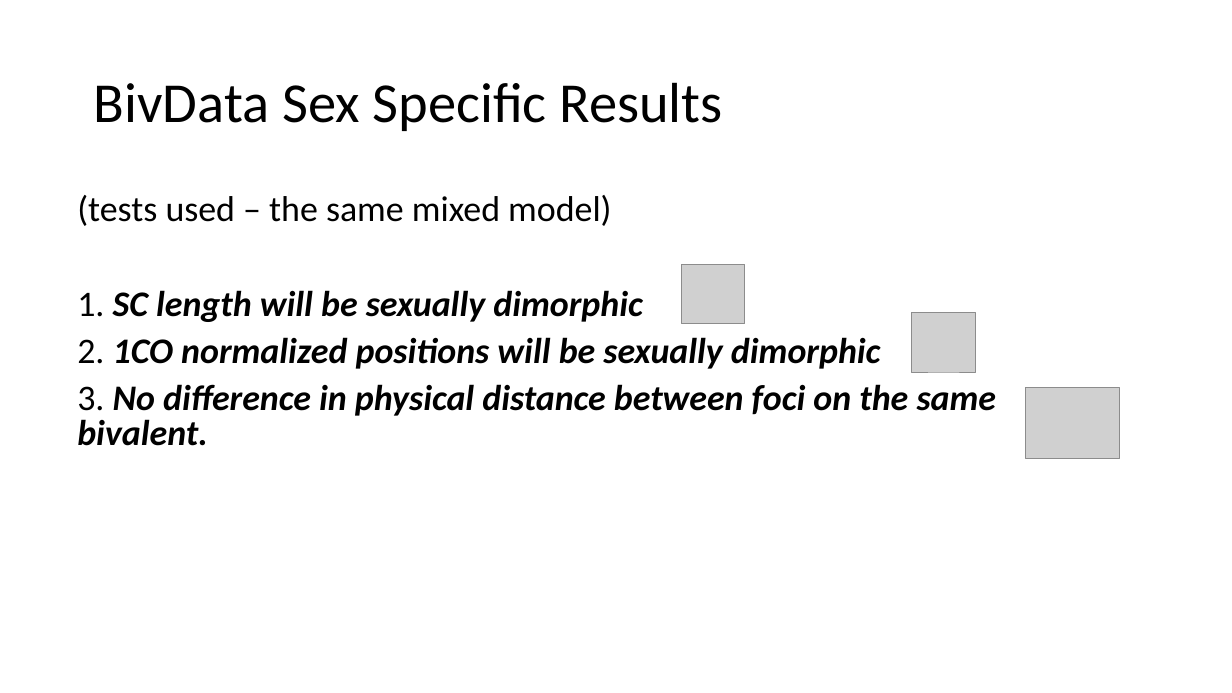
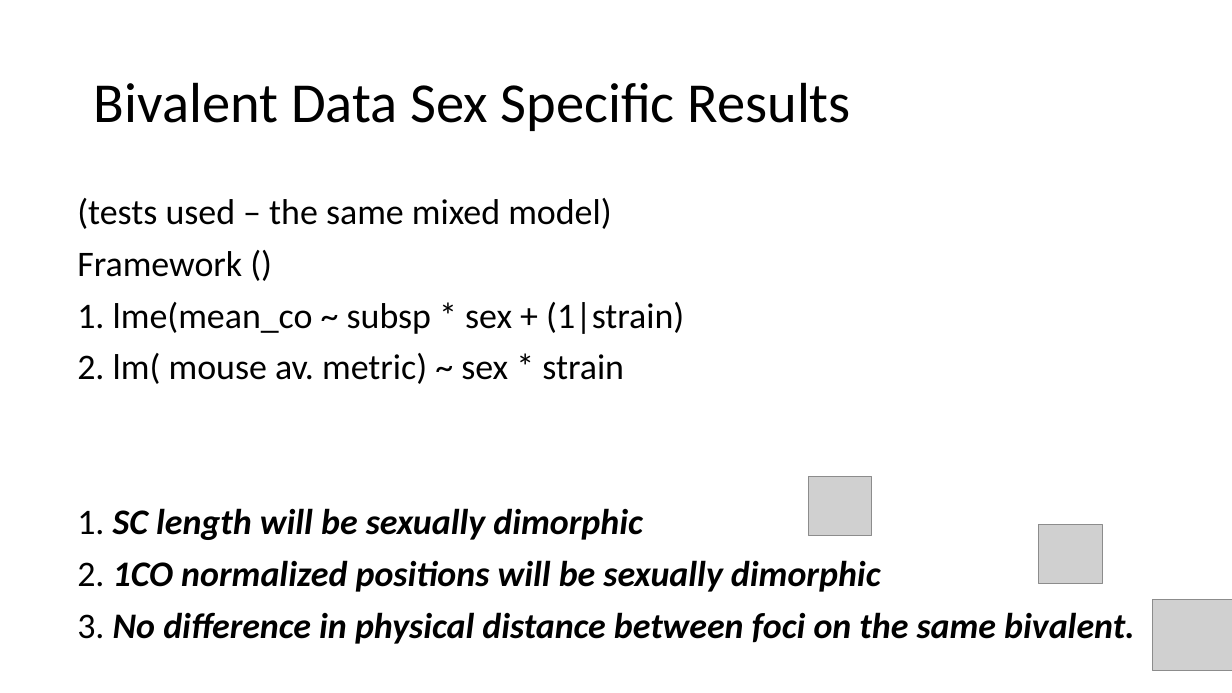
Before and after one commit to petersoapes/MLH1repo, a slide deck: slide 9 of AP_labMeeting_2.12.20.pptx. Drawn at 1232x693 pixels with LibreOffice and Linux fonts; fonts in the diff are those of the drawing; grey boxes stand for pictures. Boxes give left, top, right and bottom in pixels: in the first picture for what was removed or moved away, otherwise in the second. Text is boxed around its words. In the diff, an @@ line names an element or a change of style, - is before the commit and + after.

```diff
--- a/AP_labMeeting_2.12.20.pptx
+++ b/AP_labMeeting_2.12.20.pptx
@@ title at [94, 82, 851, 131]: text changed @@
-BivData Sex Specific Results
+Bivalent Data Sex Specific Results
@@ text at [77, 198, 1135, 644]: line spacing 0.8 to 0.9 @@
@@ text at [77, 251, 684, 384]: paragraphs added @@
+Framework ()
+1. lme(mean_co ~ subsp * sex + (1|strain)
+2. lm( mouse av. metric) ~ sex * strain
@@ picture: place and size @@
-picture at [681, 264, 745, 324]
+picture at [809, 476, 872, 536]
@@ picture: place and size @@
-picture at [912, 312, 976, 372]
+picture at [1039, 524, 1103, 584]
@@ picture: place and size @@
-picture at [1026, 387, 1119, 458]
+picture at [1153, 600, 1232, 671]
```
Also in this commit, not shown: 3 other slides changed, 6 slides added, 3 slides removed.
